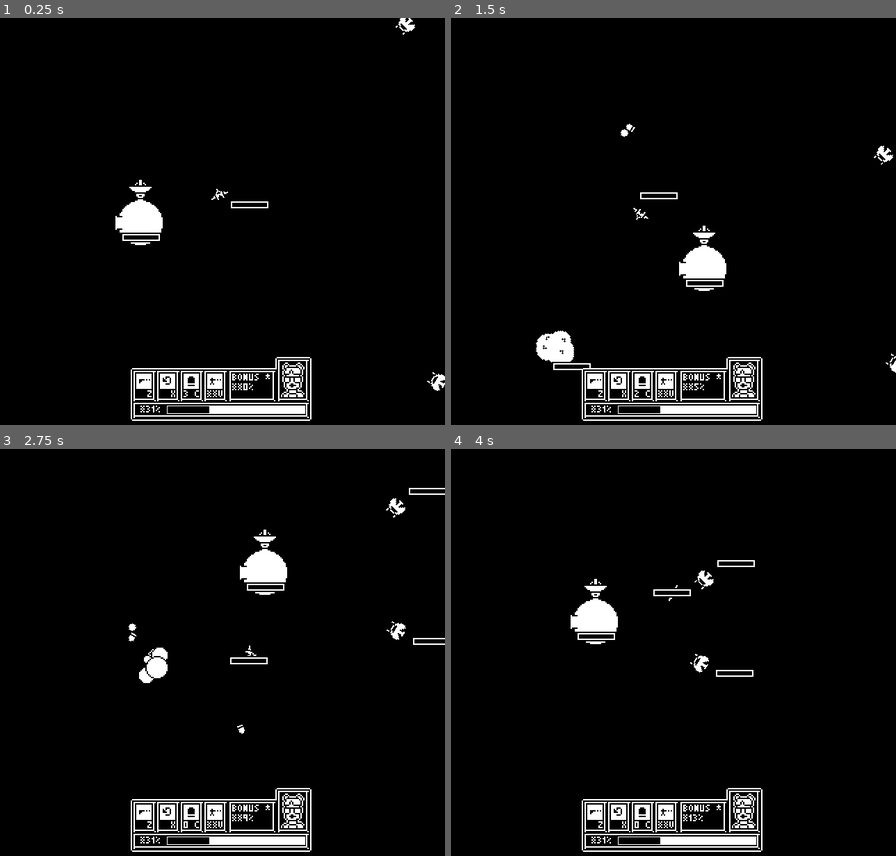
Above: before the commit, frames 1-4 (two rows, left to right).
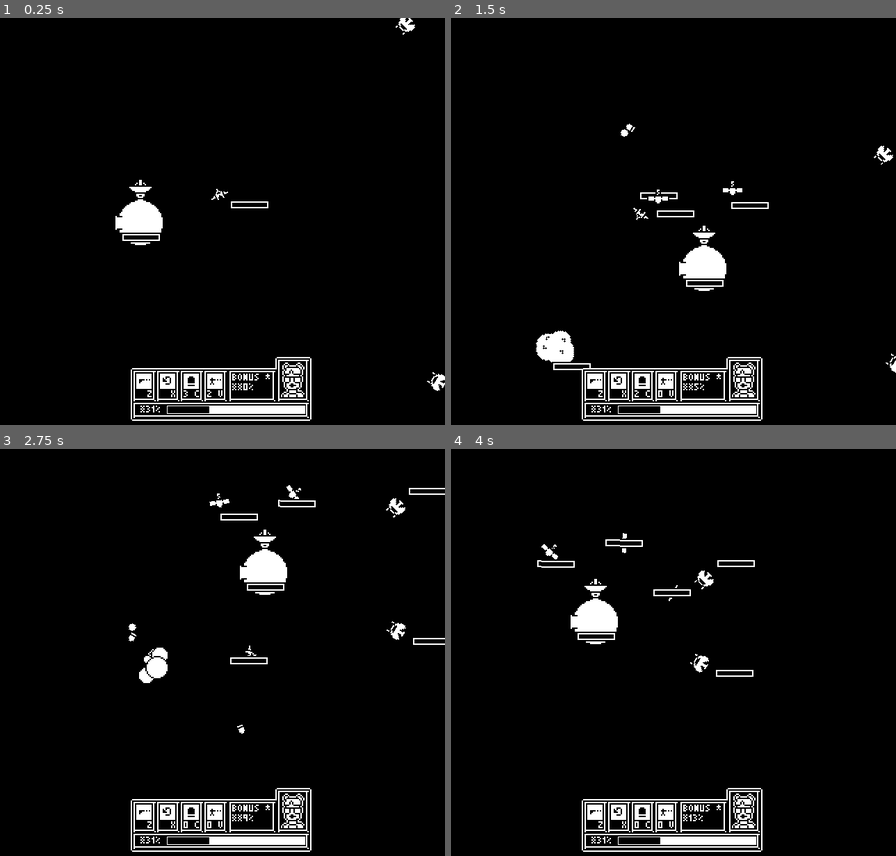
Above: after the commit, the same moments.

Repository: rthurmed/OrbitDefender
Game: Godot game, scene res://src/levels/Main.tscn
Same seed, same stepped clock (60 frames per second), same inputs: the game is played once before the commit and once after it. Sound files missing from this copy of the repository are replaced by a short silence.
Inputs:
- Up to frame 1 (0.25 s): no input
- Up to frame 2 (1.5 s): tap C (bomb) at 0.6 s; tap V (deploy_turret, bound only after the commit) at 0.8, 1.35 s
- Up to frame 3 (2.75 s): tap C (bomb) at 1.55, 2.1 s; tap V (deploy_turret, bound only after the commit) at 2.3 s
- Up to frame 4 (4 s): tap Up (higher) at 2.85 s; tap C (bomb) at 3.05 s; tap X (invert) at 3.6 s; tap V (deploy_turret, bound only after the commit) at 3.8 s

The runs differ from the first frame. In frame 1, less than 0.1% of the frame differs, in the area x 46-49%, y 91-94%; in frame 2, 0.2%; in frame 3, 0.2%, in the area x 46-71%, y 8-94%; in frame 4, 0.2%.

Commit message:
Implemented turret count. Set to drop turrets in some ocasions

Diff:
--- a/project.godot
+++ b/project.godot
@@ -108,7 +108,7 @@
 "events": [ Object(InputEventKey,"resource_local_to_scene":false,"resource_name":"","device":0,"alt":false,"shift":false,"control":false,"meta":false,"command":false,"pressed":false,"scancode":88,"physical_scancode":0,"unicode":0,"echo":false,"script":null)
  ]
 }
-speedup={
+deploy_turret={
 "deadzone": 0.5,
 "events": [ Object(InputEventKey,"resource_local_to_scene":false,"resource_name":"","device":0,"alt":false,"shift":false,"control":false,"meta":false,"command":false,"pressed":false,"scancode":86,"physical_scancode":0,"unicode":0,"echo":false,"script":null)
  ]
--- a/src/Enum.gd
+++ b/src/Enum.gd
@@ -3,5 +3,6 @@
 enum BonusType {
 	HEAL = 0,
 	BOMB = 1,
-	BOOST = 2
+	BOOST = 2,
+	TURRET = 3
 }
--- a/src/game/PlayerHUD.gd
+++ b/src/game/PlayerHUD.gd
@@ -10,7 +10,7 @@
 onready var progress_bar = $Shell/Progress/ProgressBar
 onready var bonus_label = $Shell/Bonus/Label
 onready var bomb_count_label = $Shell/Indicators/BombCount/Label
-onready var boost_count_label = $Shell/Indicators/BoostCount/Label
+onready var turret_count_label = $Shell/Indicators/TurretCount/Label
 
 
 # TODO: show portrait
@@ -18,8 +18,11 @@
 
 func _ready():
 	ship.connect("updated_bomb_count", self, "_on_Ship_updated_bomb_count")
+	ship.connect("updated_turret_count", self, "_on_Ship_updated_turret_count")
 	set_bomb_count(ship.bomb_count)
+	set_turret_count(ship.turret_count)
 	set_bonus_progress(bonus_generator.get_percent() * 100)
+	# TODO:
 	set_general_progress(31)
 
 
@@ -46,9 +49,13 @@
 	bomb_count_label.text = str(count)
 
 
-func set_boost_count(count):
-	boost_count_label.text = str(count)
+func set_turret_count(count):
+	turret_count_label.text = str(count)
 
 
 func _on_Ship_updated_bomb_count(amount):
 	set_bomb_count(amount)
+
+
+func _on_Ship_updated_turret_count(amount):
+	set_turret_count(amount)
--- a/src/game/PlayerHUD.tscn
+++ b/src/game/PlayerHUD.tscn
@@ -41,18 +41,18 @@
 margin_bottom = 24.0
 text = "9"
 
-[node name="BoostCount" type="Control" parent="Shell/Indicators"]
+[node name="TurretCount" type="Control" parent="Shell/Indicators"]
 margin_left = 68.0
 margin_top = 20.0
 margin_right = 81.0
 margin_bottom = 39.0
 
-[node name="Label" type="Label" parent="Shell/Indicators/BoostCount"]
+[node name="Label" type="Label" parent="Shell/Indicators/TurretCount"]
 margin_left = 1.0
 margin_top = 8.0
 margin_right = 9.0
 margin_bottom = 24.0
-text = "~~"
+text = "9"
 
 [node name="Progress" type="Control" parent="Shell"]
 margin_right = 126.0
--- a/src/game/bonus/BonusGenerator.gd
+++ b/src/game/bonus/BonusGenerator.gd
@@ -2,8 +2,9 @@
 
 
 export var destination: Vector2 = Vector2.ZERO
-export var chance_heal: float = 0.3
-# If is not heal then is bomb, since there are still no other working bonus
+export var chance_heal: float = 0.4
+export var chance_bomb: float = 0.3
+export var chance_turret: float = 0.3
 
 onready var timer = $Timer
 
@@ -17,7 +18,15 @@
 func spawn():
 	var inst = FlyingBonusPickup.instance()
 	inst.destination = destination
-	inst.type = Enum.BonusType.HEAL if randf() < chance_heal else Enum.BonusType.BOMB
+
+	var type_value = randf()
+	if type_value < chance_heal:
+		inst.type = Enum.BonusType.HEAL
+	elif type_value < chance_heal + chance_bomb:
+		inst.type = Enum.BonusType.BOMB
+	else:
+		inst.type = Enum.BonusType.TURRET
+
 	get_tree().current_scene.call_deferred("add_child", inst)
 
 
--- a/src/game/enemy/EnemyHeavy.tscn
+++ b/src/game/enemy/EnemyHeavy.tscn
@@ -66,4 +66,9 @@
 chance = 0.6
 health_module_path = NodePath("../HealthModule")
 
+[node name="BonusDropTurret" parent="." instance=ExtResource( 7 )]
+drop_type = 3
+chance = 0.2
+health_module_path = NodePath("../HealthModule")
+
 [connection signal="completed" from="AutoMoveModule" to="." method="_on_AutoMoveModule_completed"]
--- a/src/game/module/HealthModule.gd
+++ b/src/game/module/HealthModule.gd
@@ -45,6 +45,7 @@
 
 
 func heal(amount):
+	# FIXME: is allowing to have more than max
 	health_points += amount
 	progress_bar.value = health_points
 
--- a/src/game/ship/Ship.gd
+++ b/src/game/ship/Ship.gd
@@ -3,11 +3,13 @@
 
 const BONUS_HEAL_AMOUNT = 1
 const BONUS_BOMB_AMOUNT = 1
+const BONUS_TURRET_AMOUNT = 1
 
 export var min_altitude = 32
 export var max_altitude = 96
 export var v_move_speed = 48
 export var initial_bomb_count = 3
+export var initial_turret_count = 2
 
 onready var animation = $RotatoryAxis/Spaceship/AnimationPlayer
 onready var visual_instance = $RotatoryAxis/Spaceship/VisualInstance
@@ -16,6 +18,7 @@
 onready var gun = $RotatoryAxis/Spaceship/VisualInstance/Gun
 onready var rotatory_axis = $RotatoryAxis
 onready var bomb_shooter = $RotatoryAxis/Spaceship/VisualInstance/BombShooter
+onready var turret_deployer = $RotatoryAxis/Spaceship/VisualInstance/TurretDeployer
 onready var collision = $RotatoryAxis/Spaceship/CollisionShape2D
 onready var health_module = $RotatoryAxis/Spaceship/HealthModule
 onready var audio_bonus_picked = $Audio/BonusPicked
@@ -23,8 +26,10 @@
 signal inverting(inverted)
 signal died
 signal updated_bomb_count(amount)
+signal updated_turret_count(amount)
 
 var bomb_count = initial_bomb_count
+var turret_count = initial_turret_count
 
 
 func _process(delta):
@@ -61,6 +66,11 @@
 		bomb_count -= 1
 		emit_signal("updated_bomb_count", bomb_count)
 
+	if Input.is_action_just_pressed("deploy_turret") and turret_count > 0:
+		turret_deployer.deploy()
+		turret_count -= 1
+		emit_signal("updated_turret_count", turret_count)
+
 
 func is_inverted():
 	return rotatory_axis.target_speed > 0
@@ -73,6 +83,9 @@
 	elif bonus_type == Enum.BonusType.BOMB:
 		bomb_count += BONUS_BOMB_AMOUNT
 		emit_signal("updated_bomb_count", bomb_count)
+	elif bonus_type == Enum.BonusType.TURRET:
+		turret_count += BONUS_TURRET_AMOUNT
+		emit_signal("updated_turret_count", turret_count)
 
 
 func _on_HealthModule_died():
--- a/src/game/ship/Ship.tscn
+++ b/src/game/ship/Ship.tscn
@@ -9,6 +9,7 @@
 [ext_resource path="res://assets/sfx/player_hit.wav" type="AudioStream" id=7]
 [ext_resource path="res://src/game/ship/BombShooter.gd" type="Script" id=8]
 [ext_resource path="res://assets/sfx/bonus.wav" type="AudioStream" id=9]
+[ext_resource path="res://src/game/ship/TurretDeployer.gd" type="Script" id=10]
 
 [sub_resource type="CircleShape2D" id=1]
 radius = 5.09902
@@ -74,6 +75,10 @@
 position = Vector2( -0.5, 0 )
 texture = ExtResource( 2 )
 
+[node name="TurretDeployer" type="Node2D" parent="RotatoryAxis/Spaceship/VisualInstance"]
+position = Vector2( 0, 5 )
+script = ExtResource( 10 )
+
 [node name="BombShooter" type="Node2D" parent="RotatoryAxis/Spaceship/VisualInstance"]
 position = Vector2( 0, -5.5 )
 script = ExtResource( 8 )
--- /dev/null
+++ b/src/game/ship/TurretDeployer.gd
@@ -0,0 +1,10 @@
+extends Node2D
+
+
+var Turret = preload("res://src/game/turret/Turret.tscn")
+
+
+func deploy():
+	var inst = Turret.instance()
+	inst.global_position = global_position
+	get_tree().current_scene.call_deferred("add_child", inst)
Not shown: 1 places in src/game/ship/Ship.tscn that only renumber resources
